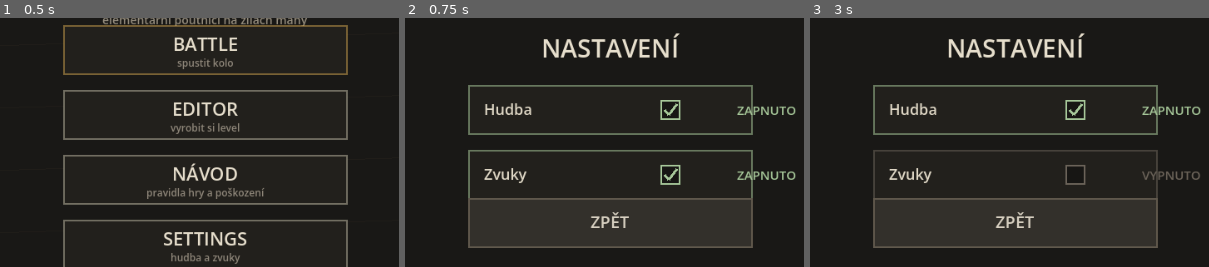
Above: before the commit, frames 1-3 (left to right).
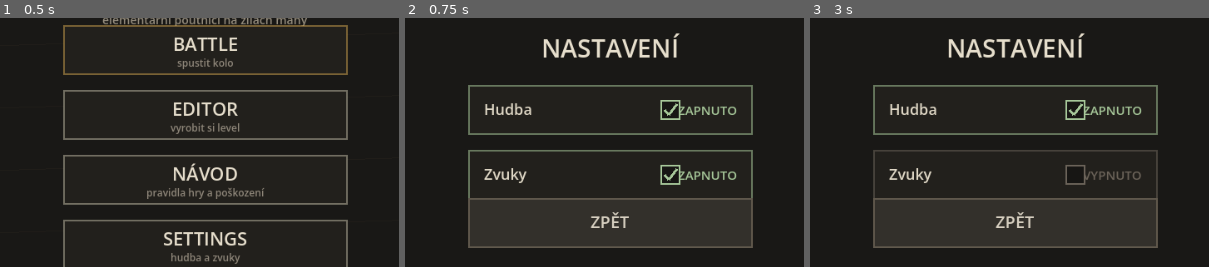
Above: after the commit, the same moments.

Repository: jankoznar94/dark-story
Game: Godot game, scene res://main.tscn
Same seed, same stepped clock (60 frames per second), same inputs: the game is played once before the commit and once after it.
Inputs (mouse positions are % of the whole screen's width and height, from its top left):
- Up to frame 1 (0.5 s): no input
- Up to frame 2 (0.75 s): tap Enter at 0.5 s; move the mouse to (45, 70) at 0.52 s; click (45, 70) at 0.67 s
- Up to frame 3 (3 s): tap Space at 1.25, 2.75 s; move the mouse to (80, 65) at 1.27 s; click (80, 65) at 1.42 s; tap Enter at 2 s; move the mouse to (20, 35) at 2.02 s; click (20, 35) at 2.17 s; move the mouse to (55, 50) at 2.77 s; click (55, 50) at 2.92 s
The pictures show only the part of the screen within x 24-74%, y 20-70%; the shares and areas given below are measured in that part.

Frame 1 is identical in both runs. In frame 2, 1.2% of the frame differs, in the area x 68-98%, y 35-66%; in frame 3, 1.1%.

Commit message:
Zily: hlaska editoru byla neviditelna (kreslila se mimo obrazovku) + napoveda, co bude v cyklu cile dal

Diff:
--- a/scripts/editor.gd
+++ b/scripts/editor.gd
@@ -245,19 +245,26 @@
 		status = "jiný cíl pro tenhle úsek není"
 		return
 	level.relayout()
-	status = "úsek %d: %s" % [sel + 1, _target_text(sel)]
+	# NAPOVEDA, CO BUDE NASLEDOVAT. Bez ni se k napojeni dvou useku (dve cesty
+	# se sliji v jednu, "vidlicka") dostane jen ten, kdo vi, ze za vystupy
+	# cyklus pokracuje dal - a to je presne otazka "jak se dve cesty spoji".
+	status = "úsek %d: %s · další cíl: %s" % [sel + 1, _target_text(sel), _next_text(sel)]
 	_after_change()
+
+
+# Co bude nasledovat po dalsim klepnuti. Kdyz uz nic dalsiho neni, rekne to.
+func _next_text(lane: int) -> String:
+	var nxt: int = level.next_choice_index(lane)
+	if nxt < 0:
+		return "žádný"
+	var c: Dictionary = level.target_choices(lane)[nxt]
+	return level.choice_text(int(c["kind"]), int(c["to"]))
 
 
 # Popis cile vybraneho useku. Tri druhy cile - a hrac musi videt, ktery z nich
 # to prave je, protoze se chovaji jinak.
 func _target_text(lane: int) -> String:
-	var kind: int = level.target_kind(lane)
-	if kind == Level.TO_EXIT:
-		return "ústí do výstupu %d" % (level.exit_of(lane) + 1)
-	if kind == Level.TO_JUNCTION:
-		return "vede do výhybky %d" % (level.junction_of(lane) + 1)
-	return "napojuje se na úsek %d" % (level.lane_target_of(lane) + 1)
+	return level.choice_text(level.target_kind(lane), level.to_of(lane))
 
 
 # ---------------------------------------------------------------- kmen
--- a/scripts/game_view.gd
+++ b/scripts/game_view.gd
@@ -461,8 +461,9 @@
 		_label(Vector2(r.position.x + 14.0 * layout.ui, r.position.y + r.size.y * 0.64),
 			str(it["name"]), 17, Color(0.88, 0.85, 0.78))
 	if not editor.status.is_empty():
-		_label(Vector2(layout.view.x - 14.0 * layout.ui, layout.hud_h * 0.78),
-			editor.status, 13, Color(0.72, 0.70, 0.62), false, 1.0)
+		_label_right(layout.fit_text(editor.status, _font, layout.font(13.0),
+			layout.view.x - 28.0 * layout.ui), layout.hud_h * 0.78, 13,
+			Color(0.72, 0.70, 0.62), layout.view.x - 14.0 * layout.ui)
 
 
 # Vybrany usek je v editoru ZNACKA navic - hrac musi videt, co upravuje.
@@ -490,20 +491,32 @@
 	var top: float = layout.editor_bar_top()
 	draw_rect(Rect2(0.0, top, layout.view.x, layout.view.y - top), Color(0.075, 0.07, 0.065))
 	draw_line(Vector2(0.0, top), Vector2(layout.view.x, top), Color(0.28, 0.25, 0.21), 2.0)
-	# Nad pruhem je jedine misto v editoru, kde muze byt text: rika, ktery
-	# usek je vybrany a co se prave stalo. Deska zustava bez textu.
-	_label(Vector2(14.0 * layout.ui, top - 8.0 * layout.ui), editor.sel_text(), 14,
+	# NAD PRUHEM JE JEDNO MISTO, KDE MUZE BYT TEXT: rika, ktery usek je
+	# vybrany a co se prave stalo. Deska zustava bez textu.
+	#
+	# HLASKA JE TO, CO HRA POTREBUJE VIDET - rika, co se stalo a proc neco
+	# nejde. Kresli se ZPRAVA (od praveho okraje) a vybrany usek se vejde do
+	# zbytku: kdyby se obe kreslily naslepo, prekryly by se presne ve chvili,
+	# kdy je hlaska nejdulezitejsi.
+	var bar_w: float = layout.view.x - 28.0 * layout.ui
+	var st: String = layout.fit_text(editor.status, _font, layout.font(14.0), bar_w)
+	var st_w: float = 0.0
+	if not st.is_empty():
+		st_w = _text_w(st, 14)
+		_label_right(st, top - 8.0 * layout.ui, 14, Color(0.72, 0.70, 0.62),
+			layout.view.x - 14.0 * layout.ui)
+	var cap_w: float = maxf(bar_w - st_w - 12.0 * layout.ui, 90.0)
+	_label(Vector2(14.0 * layout.ui, top - 8.0 * layout.ui),
+		layout.fit_text(editor.sel_text(), _font, layout.font(14.0), cap_w), 14,
 		Color(0.88, 0.85, 0.78))
-	if not editor.status.is_empty():
-		_label(Vector2(layout.view.x - 14.0 * layout.ui, top - 8.0 * layout.ui),
-			editor.status, 14, Color(0.72, 0.70, 0.62), false, 1.0)
 	# KOD LEVELU. Kdyz je vyexportovany, ukaze se nad pruhem - hrac ho odsud
-	# opise nebo zkopiruje a posle. Delsi nez sirka displeje se zkrati; cely
-	# je v souboru vedle (a v hlásce je cesta k nemu).
+	# opise nebo zkopiruje a posle. Je pres 700 znaku dlouhy, takze se ZKRATI
+	# a ukonci teckami; cely je v souboru vedle (a v hlasce je cesta k nemu).
 	if not editor.code.is_empty():
 		var cw: float = layout.view.x - 28.0 * layout.ui
 		_label(Vector2(14.0 * layout.ui, top + 16.0 * layout.ui),
-			editor.code, 11, Color(0.80, 0.84, 0.70), false, cw)
+			layout.fit_text(editor.code, _font, layout.font(11.0), cw), 11,
+			Color(0.80, 0.84, 0.70))
 	for i in range(btns.size()):
 		var r: Rect2 = btns[i]
 		draw_rect(r, Color(0.135, 0.125, 0.11))
@@ -842,8 +855,10 @@
 		draw_rect(row, Color(col.r, col.g, col.b, 0.55), false, 2.0)
 		_label(Vector2(row.position.x + 18.0 * layout.ui,
 			row.position.y + row.size.y * 0.62), labels[i], 18, Color(0.88, 0.85, 0.78))
-		_label(Vector2(row.end.x - 18.0 * layout.ui, row.position.y + row.size.y * 0.62),
-			"ZAPNUTO" if on else "VYPNUTO", 15, col, false, 1.0)
+		# Stav prepinace k pravemu okraji radku - zarovnany DOPRAVA, aby
+		# nepretekl mimo obrazovku (viz _label_right).
+		_label_right("ZAPNUTO" if on else "VYPNUTO",
+			row.position.y + row.size.y * 0.62, 15, col, row.end.x - 18.0 * layout.ui)
 		# Zaskrtavatko je druha znacka krome barvy - ne jen barva.
 		var bx: float = row.end.x - 108.0 * layout.ui
 		var by: float = row.get_center().y
@@ -1118,6 +1133,24 @@
 		draw_string(_font, at, text, HORIZONTAL_ALIGNMENT_LEFT, -1, fs, col)
 
 
+# TEXT ZAROVNANY DOPRAVA (k pravemu okraji obrazovky nebo ramecku).
+# POZOR: _label() kresli VZDY ZLEVA od zadaneho x a `width` pouzije jen pri
+# `centered`. Kdyz se text u praveho okraje kreslil pres _label(), zacal na
+# okraji a tekl MIMO obrazovku - hrac nevidel NIC. Presne to se delo hlásce
+# editoru ("co se prave stalo"), prepinacum v nastaveni i kodu levelu: hrac
+# nemel jak zjistit, proc neco nejde.
+func _label_right(text: String, y: float, size: int, col: Color, right_x: float) -> void:
+	var fs: int = layout.font(float(size))
+	var w: float = maxf(right_x, 40.0)
+	draw_string(_font, Vector2(right_x - w, y), text, HORIZONTAL_ALIGNMENT_RIGHT, w, fs, col)
+
+
+# Sirka textu tak, jak ho opravdu nakresli _label()/_label_right().
+func _text_w(text: String, size: int) -> float:
+	return _font.get_string_size(text, HORIZONTAL_ALIGNMENT_LEFT, -1,
+		layout.font(float(size))).x
+
+
 # Znacka zivlu. Barva je hlavni nosic informace, ale NIKDY jediny -
 # tvar ji vzdy doplni, aby hra fungovala i pri poruse barvociťu.
 func _glyph(el: int, c: Vector2, r: float, col: Color) -> void:
--- a/scripts/level.gd
+++ b/scripts/level.gd
@@ -594,19 +594,39 @@
 	return out
 
 
-func cycle_target(lane: int) -> bool:
-	if lane < 0 or lane >= lanes.size():
-		return false
+# Popis cile lidsky. Tri druhy cile se chovaji jinak, takze hrac musi videt,
+# ktery z nich to je - a rika se to na JEDNOM miste (editor i hlaska).
+func choice_text(kind: int, to: int) -> String:
+	if kind == TO_EXIT:
+		return "ústí do výstupu %d" % (to + 1)
+	if kind == TO_JUNCTION:
+		return "vede do výhybky %d" % (to + 1)
+	return "napojuje se na úsek %d" % (to + 1)
+
+
+# KTERY CIL BUDE NASLEDOVAT po dalsim klepnuti na "cíl". Jedno misto, kde se
+# to rozhoduje - ptá se ho samotny cyklus i napoveda v hlásce. Dve kopie by
+# se rozešly a napoveda by hracovi lhala.
+func next_choice_index(lane: int) -> int:
 	var choices: Array = target_choices(lane)
 	if choices.size() < 2:
-		return false
+		return -1
 	var at: int = -1
 	for i in range(choices.size()):
 		var c: Dictionary = choices[i]
 		if int(c["kind"]) == target_kind(lane) and int(c["to"]) == to_of(lane):
 			at = i
 			break
-	var next: int = 0 if at < 0 else (at + 1) % choices.size()
+	return 0 if at < 0 else (at + 1) % choices.size()
+
+
+func cycle_target(lane: int) -> bool:
+	if lane < 0 or lane >= lanes.size():
+		return false
+	var choices: Array = target_choices(lane)
+	var next: int = next_choice_index(lane)
+	if next < 0 or next >= choices.size():
+		return false
 	var pick: Dictionary = choices[next]
 	var l: Dictionary = lanes[lane]
 	l["kind"] = int(pick["kind"])
--- a/scripts/screen_layout.gd
+++ b/scripts/screen_layout.gd
@@ -219,6 +219,24 @@
 	return 10
 
 
+# ZKRACENI TEXTOVÉHO POLE NA SIRKU. Dlouhy text (kod levelu je pres 700
+# znaku) by jinak pretekl mimo obrazovku a hrac by videl jen jeho zacatek.
+# Pocita se pulenim intervalu: text se meri v kazdem kroku znovu a u 800
+# znaku by to bylo 800 merení na kazdy snimek.
+func fit_text(text: String, f: Font, px: int, max_w: float) -> String:
+	if f.get_string_size(text, HORIZONTAL_ALIGNMENT_LEFT, -1, px).x <= max_w:
+		return text
+	var lo := 0
+	var hi: int = text.length()
+	while lo < hi:
+		var mid: int = int((lo + hi + 1) / 2)
+		if f.get_string_size(text.substr(0, mid) + "…", HORIZONTAL_ALIGNMENT_LEFT, -1, px).x <= max_w:
+			lo = mid
+		else:
+			hi = mid - 1
+	return text.substr(0, lo) + "…"
+
+
 # SEZNAM ULOZENYCH LEVELU v editoru. Kolik radku se vejde, pocita rozvrzeni -
 # jinak by hrac s hodne levely mel seznam, ktery mu pretece z displeje.
 func editor_list_fit() -> int:
--- a/tools/test_editor.gd
+++ b/tools/test_editor.gd
@@ -34,6 +34,7 @@
 	_test_open_last()
 	_test_entry_button()
 	_test_target_joins_lane()
+	_test_target_hint_tells_the_next_choice()
 
 	print("checks=%d fails=%d" % [checks, fails.size()])
 	for f in fails:
@@ -517,7 +518,28 @@
 		if int(cc["kind"]) == Level.TO_JUNCTION:
 			bad += 1
 	_ok(bad == 0, "větev z výhybky míří jen do výstupů nebo na jiné úseky (%d do výhybek)" % bad)
-	_ok(ed.level.validate().is_empty(), "level je pořád platný")
+	_ok(ed.level.validate().is_empty(), "a takový level je platný")
+
+
+# NAPOVEDA V HLASCE: "cíl" je cyklus a hrac musi videt, co bude nasledovat -
+# jinak se k napojeni dvou useku (dve cesty se sliji v jednu) dostane jen
+# ten, kdo vi, ze za vystupy cyklus pokracuje dal. A napoveda NESMI LHAT:
+# dalsi stisk musi dat presne to, co slibila.
+func _test_target_hint_tells_the_next_choice() -> void:
+	var ed := _fresh()
+	ed.sel = 1
+	for i in range(12):
+		ed.press(Editor.BTN_TARGET)
+		_ok(ed.status.contains("další cíl:"), "hlaska rika, co bude nasledovat (%s)" % ed.status)
+		var p: int = ed.status.find("další cíl: ")
+		if p < 0:
+			return
+		var promised: String = ed.status.substr(p + "další cíl: ".length()).strip_edges()
+		ed.press(Editor.BTN_TARGET)
+		var now: String = ed.level.choice_text(ed.level.target_kind(1), ed.level.to_of(1))
+		_ok(now == promised,
+			"napoveda nelhala: slibila \"%s\", stalo se \"%s\"" % [promised, now])
+	_ok(ed.level.validate().is_empty(), "a level je pořád platný: %s" % str(ed.level.validate()))
 
 
 # --------------------------------------------------------------- seznam
--- a/tools/test_layout.gd
+++ b/tools/test_layout.gd
@@ -138,6 +138,17 @@
 	# jak poutnici jdou do vyhybky odnikud - a v nabidce buildu to nikdo
 	# nepozna. Presne to se stalo a nasel to az Jan na telefonu.
 	_ok(src.contains("_draw_trunk()"), "kmen se kresli na herni desce")
+	# TEXT U PRAVEHO OKRAJE SE MUSI ZAROVNAT DOPRAVA. `_label()` kresli vzdy
+	# ZLEVA od zadaneho x a `width` pouzije jen pri `centered` - takze text
+	# zadany na pravem okraji zacne na okraji a tece MIMO obrazovku. Takhle
+	# byla neviditelna hlaska editoru ("co se prave stalo"), prepinace
+	# v nastaveni i kod levelu. Kontroluje se MISTO VOLANI, ne jen to, ze
+	# nejaka funkce existuje - presne na tomhle uz jednou selhal navod.
+	_ok(not src.contains("_label(Vector2(layout.view.x - 14.0 * layout.ui"),
+		"text u praveho okraje se kresli zleva - pretece mimo obrazovku")
+	_ok(src.contains("_label_right("), "text u praveho okraje se nezarovnava doprava (_label_right)")
+	_ok(src.contains("layout.fit_text("), "dlouhy text se nezkracuje na sirku (fit_text)")
+	_ok(src.contains("fit_text(editor.code"), "kod levelu se nezkracuje - pres 700 znaku by preteklo")
 	for p in ["res://scripts/game_view.gd", "res://scripts/screen_layout.gd",
 			"res://scripts/network.gd"]:
 		var s: String = _read(p)
@@ -298,6 +309,40 @@
 				name, str(lbls[i]), tw, br.size.x, efs_px])
 	_ok(efs >= 11, "%s: popisky tlacitek editoru jsou uz moc male (%d)" % [name, efs])
 
+	# --- TEXT EDITORU SE MUSI VEJIT NA OBRAZOVKU ---
+	# Hlaska editoru ("co se prave stalo") se kresli ZPRAVA. Kdyz se text u
+	# praveho okraje kresli zleva (jak to driv bylo pres _label), zacne na
+	# okraji a tece MIMO obrazovku - hrac neuvidi nic a nema jak zjistit,
+	# proc neco nejde. Presne to se delo.
+	var bar_w: float = lay.view.x - 28.0 * lay.ui
+	for s in [ed_probe.sel_text(),
+			"na desku se víc drah nevejde (10) — bonusy by se překrývaly",
+			"nová větev s vlastním kmenem (výhybka 2)",
+			"úsek 2: napojuje se na úsek 1 · další cíl: ústí do výstupu 1"]:
+		_ok(lay.fit_text(str(s), font, lay.font(14.0), bar_w) == str(s),
+			"%s: text editoru se nevejde na obrazovku (\"%s\")" % [name, str(s)])
+	# kdyz je hlaska dlouha, vybrany usek se vejde do ZBYTKU (zkraceny) - obe
+	# se nesmi prekryt presne ve chvili, kdy je hlaska nejdulezitejsi
+	var st: String = "na desku se víc drah nevejde (10) — bonusy by se překrývaly"
+	var st_w: float = font.get_string_size(st, HORIZONTAL_ALIGNMENT_LEFT, -1, lay.font(14.0)).x
+	_ok(st_w <= bar_w, "%s: hlaska editoru je sirsi nez obrazovka (%.0f do %.0f)" % [name, st_w, bar_w])
+	_ok(bar_w - st_w - 12.0 * lay.ui >= 90.0,
+		"%s: pri dlouhe hlasce nezbyva na vybrany usek (%0.f px)" % [name, bar_w - st_w - 12.0 * lay.ui])
+	# kod levelu je pres 700 znaku - musi se zkratit a ukoncit teckami
+	var kod: String = "ZILY1;" + "x".repeat(800)
+	var cut: String = lay.fit_text(kod, font, lay.font(11.0), bar_w)
+	_ok(cut.length() < kod.length(), "%s: dlouhy kod levelu se nezkrati" % name)
+	_ok(cut.ends_with("…"), "%s: zkraceny kod nema tecky na konci" % name)
+	_ok(font.get_string_size(cut, HORIZONTAL_ALIGNMENT_LEFT, -1, lay.font(11.0)).x <= bar_w + 0.5,
+		"%s: ani zkraceny kod levelu se nevejde" % name)
+	# prepinac v nastaveni: ZAPNUTO musi zustat uvnitr radku a mimo zaskrtavatko
+	var row: Rect2 = lay.settings_toggle
+	var zw: float = font.get_string_size("ZAPNUTO", HORIZONTAL_ALIGNMENT_LEFT, -1, lay.font(15.0)).x
+	var zx: float = row.end.x - 18.0 * lay.ui - zw
+	_ok(zx >= row.position.x, "%s: ZAPNUTO preteka z radku (%.0f vs %.0f)" % [name, zx, row.position.x])
+	_ok(zx >= row.end.x - 100.0 * lay.ui,
+		"%s: ZAPNUTO leze do zaskrtavatka (%.0f vs %.0f)" % [name, zx, row.end.x - 100.0 * lay.ui])
+
 	# --- CO NEJVIC MISTA NAD DESKOU ---
 	# Nad prvni drazkou nesmi zustat prazdny pruh: kazdy pixel tam chybi
 	# hraci plose. Meritkem je horni hrana bonusu na prvni draze.
